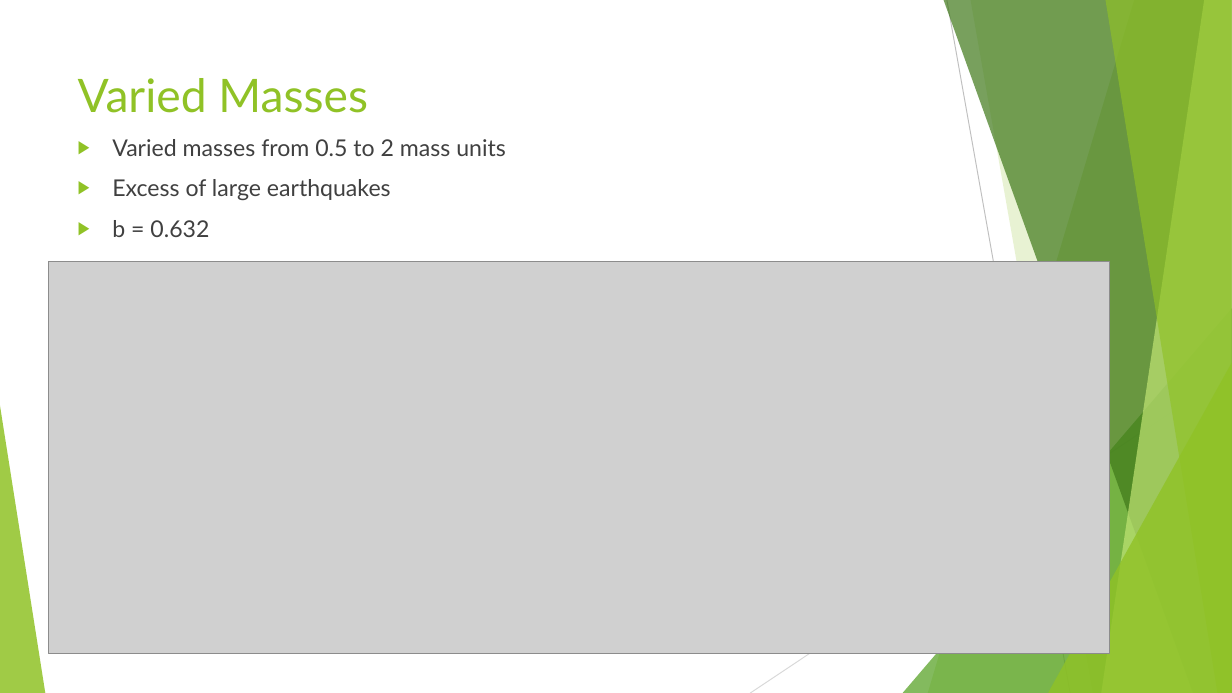
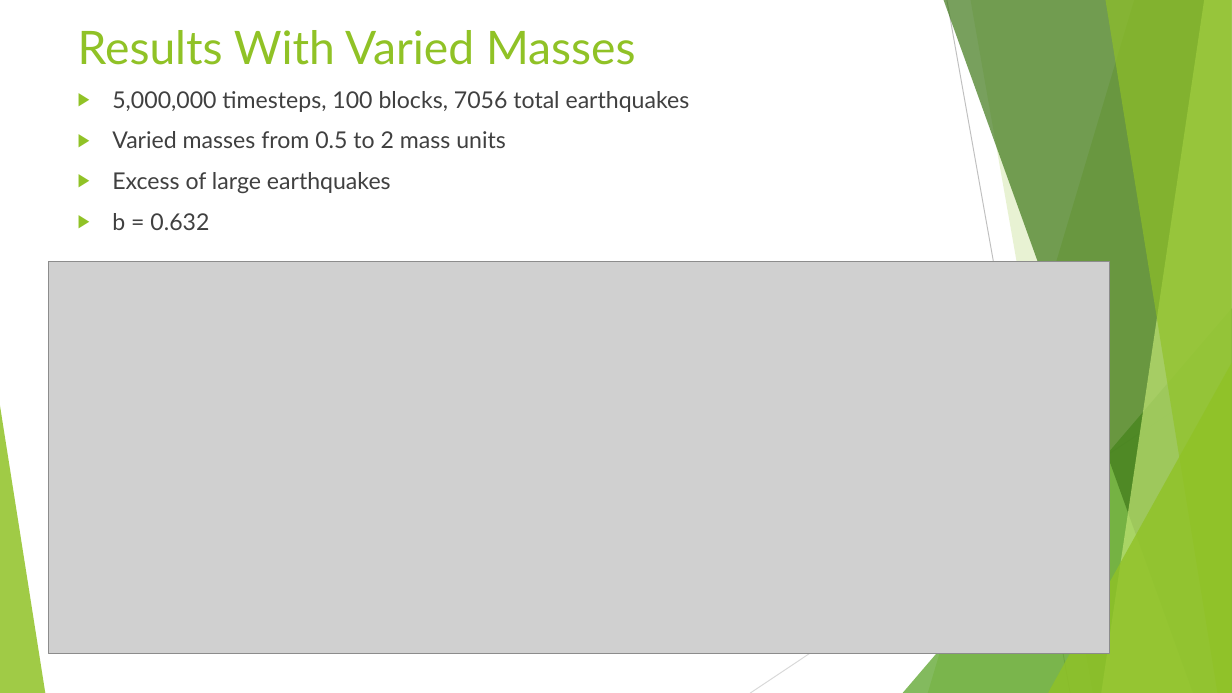
Before and after one commit to aMartin6/Final_Project, a slide deck: slide 12 of Earthquake Presentation.pptx (slide 10 before the commit). Drawn at 1232x693 pixels with LibreOffice and Linux fonts; fonts in the diff are those of the drawing; grey boxes stand for pictures. Boxes give left, top, right and bottom in pixels: in the first picture for what was removed or moved away, otherwise in the second. Text is boxed around its words. In the diff, an @@ line names an element or a change of style, - is before the commit and + after.

```diff
--- a/Earthquake Presentation.pptx
+++ b/Earthquake Presentation.pptx
@@ title at bbox=[78, 30, 636, 65]: text changed @@
-Varied Masses
+Results With Varied Masses
@@ text "5,000,000 timesteps, 100 blocks, 7056 ...": place and size @@
-text "5,000,000 timesteps, 100 blocks, 7056 ..." at bbox=[112, 139, 506, 237]
+text "5,000,000 timesteps, 100 blocks, 7056 ..." at bbox=[112, 91, 690, 230]
@@ text at bbox=[112, 91, 690, 112]: paragraph added @@
+▶ 5,000,000 timesteps, 100 blocks, 7056 total earthquakes
```
Also in this commit, not shown: 7 other slides changed, 3 slides added, 1 slide removed.
